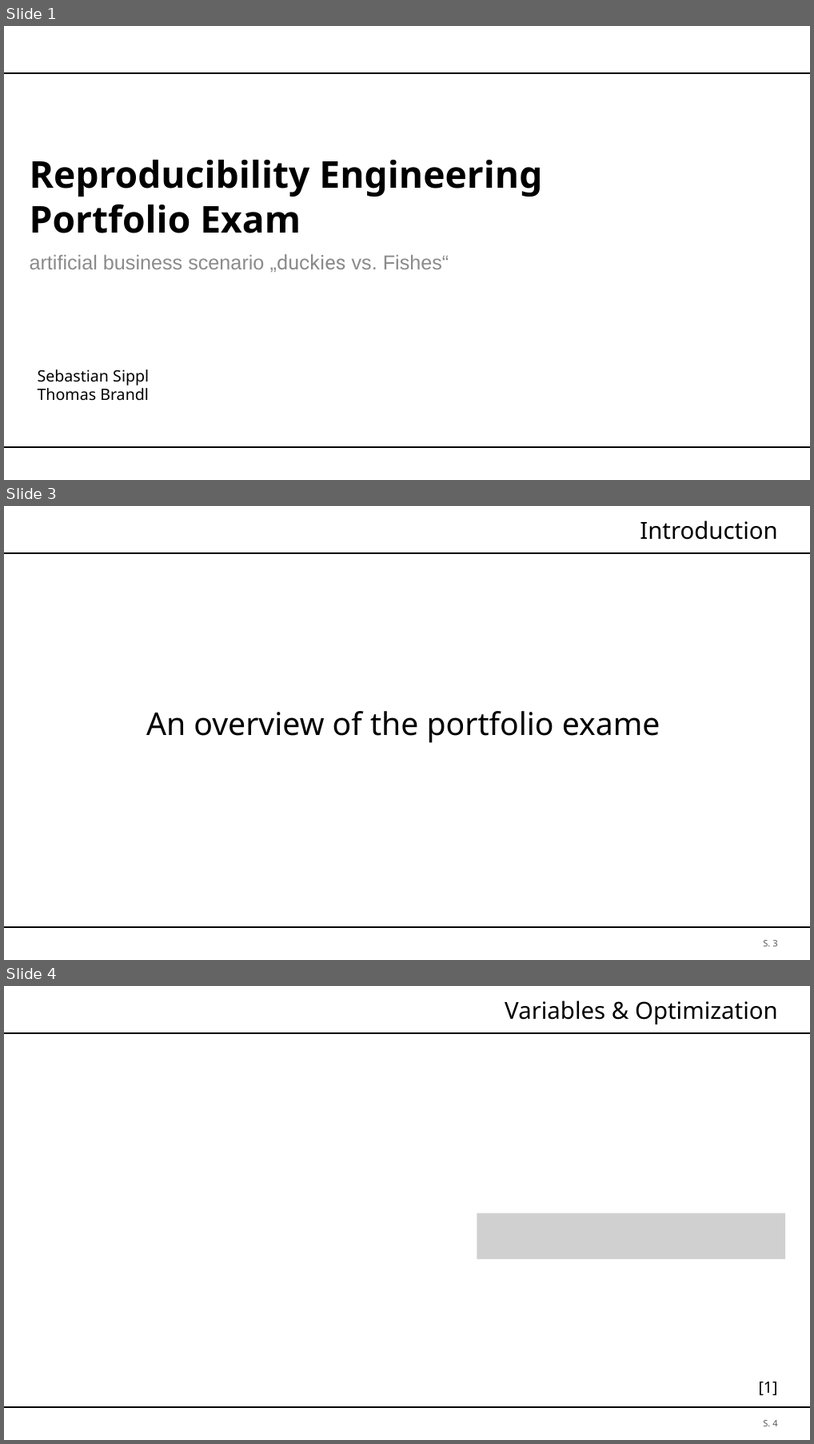
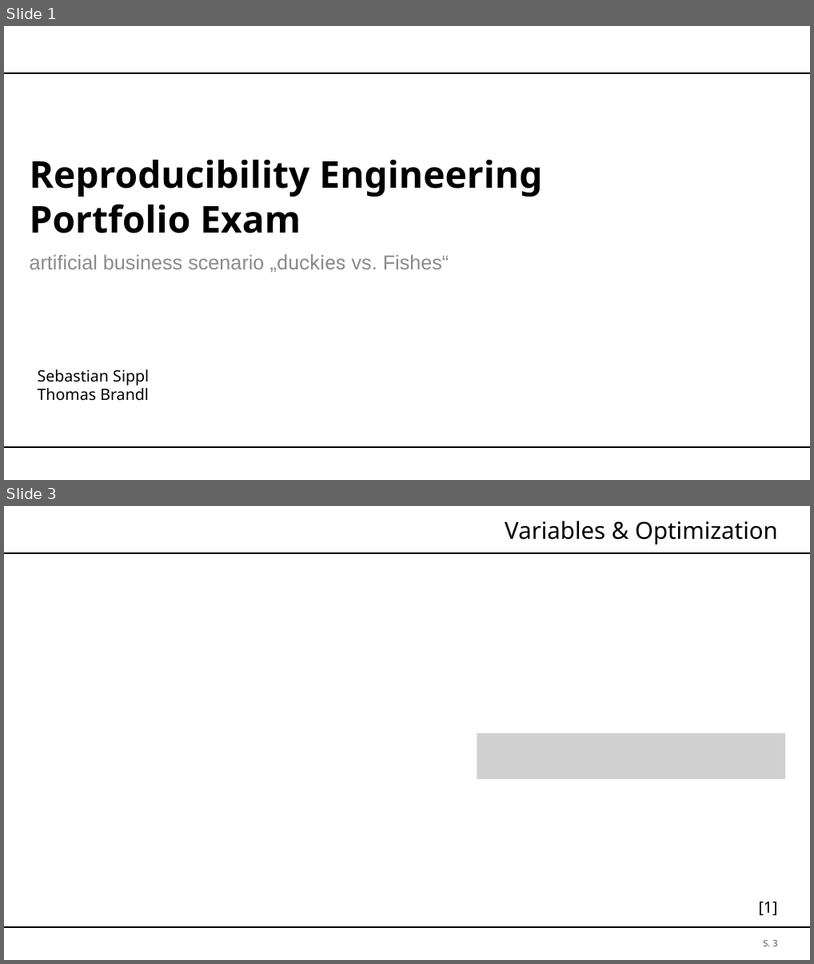
Before and after one commit to brt30696/REPRO_Rraesentation, a slide deck: Präsentation.pptx. Shown one above the other, each under a label of ours: slides 1, 3 and 4 before the commit, slides 1 and 3 after it; the slides between them are not shown. The pictures are 814x1444 and 814x964 pixels, drawn with LibreOffice and Linux fonts; fonts in the diff are those of the drawing; grey boxes stand for pictures; background and template pictures are left out. Boxes give left, top, right and bottom in pixels: in the first picture for what was removed or moved away, otherwise in the second. Text is boxed around its words. In the diff, an @@ line names an element or a change of style, - is before the commit and + after.

```diff
--- a/Präsentation.pptx
+++ b/Präsentation.pptx
@@ slide 3 removed at [4, 506, 810, 960], background #FFFFFF; not listed: 2 template elements that a slide beside it also shows @@
@@ title removed at [640, 520, 778, 540] @@
-Introduction
@@ text removed at [146, 711, 661, 743] @@
-An overview of the portfolio exame
@@ page number removed at [763, 940, 778, 946] @@
-S. 3
@@ what was slide 4 is now slide 3 @@
@@ page number at [763, 940, 778, 946]: text changed @@
-S. 4
+S. 3
```
Also in this commit, not shown: 2 slides changed, 1 slide added.
